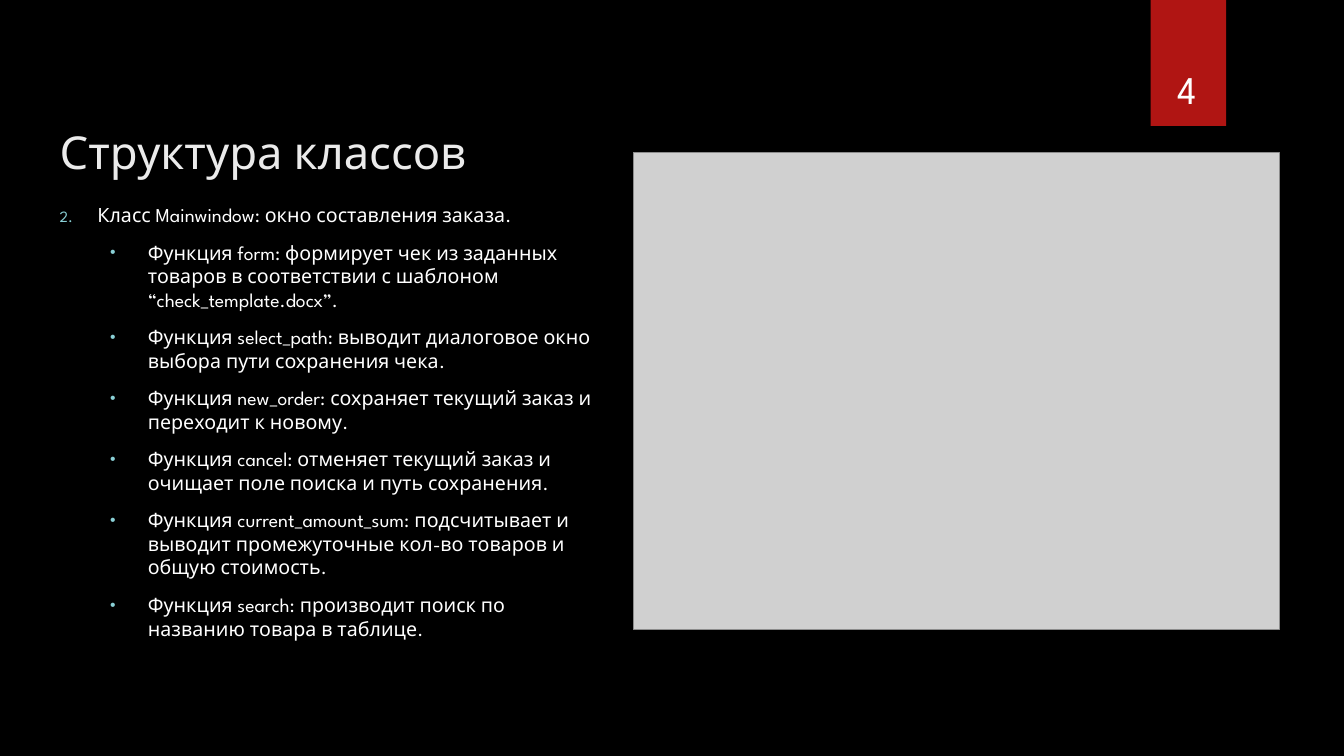
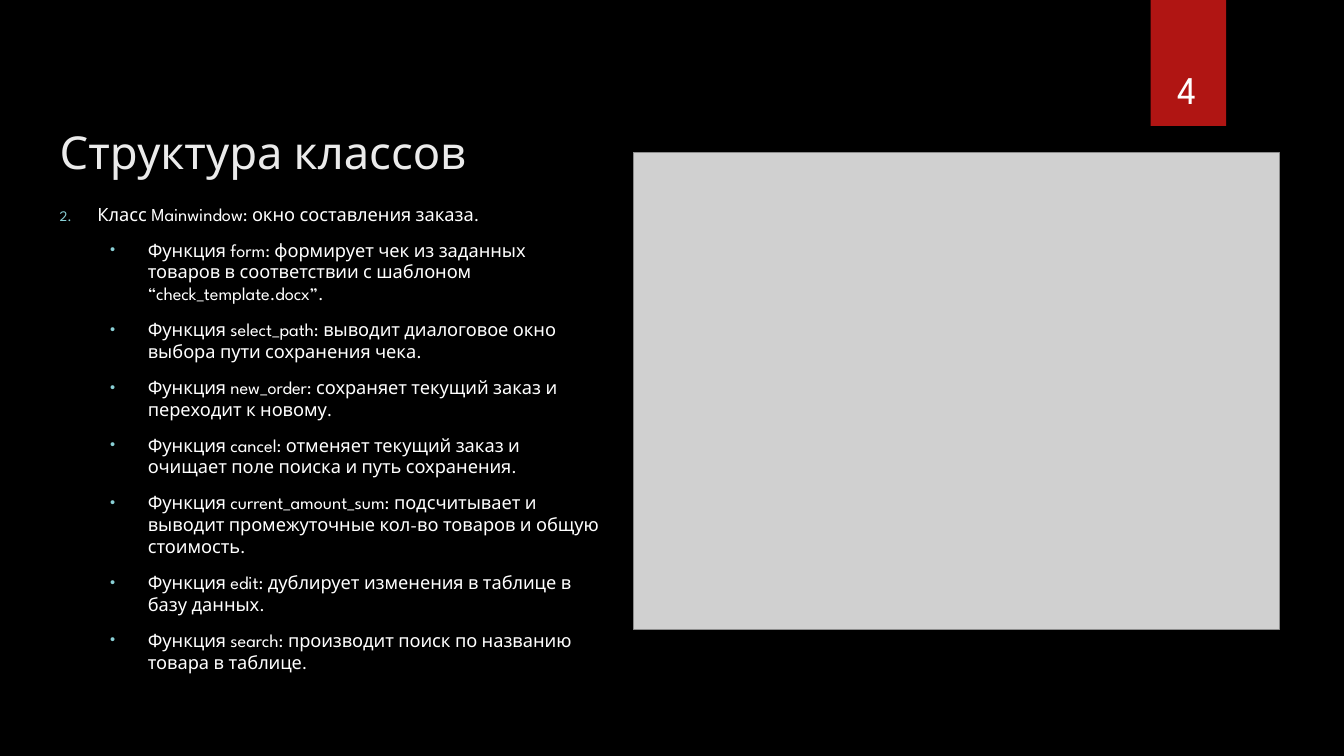
Before and after one commit to Gentlem4n72/Qt-project, a slide deck: slide 4 of Имитация кассового аппарата.pptx. Drawn at 1344x756 pixels with LibreOffice and Linux fonts; fonts in the diff are those of the drawing; grey boxes stand for pictures; background and template pictures are left out. Boxes give left, top, right and bottom in pixels: in the first picture for what was removed or moved away, otherwise in the second. Text is boxed around its words. In the diff, an @@ line names an element or a change of style, - is before the commit and + after.

```diff
--- a/Имитация кассового аппарата.pptx
+++ b/Имитация кассового аппарата.pptx
@@ text at bbox=[97, 208, 599, 674]: size 14 to 13 pt @@
@@ text at bbox=[148, 575, 571, 616]: paragraph added @@
+  • Функция edit: дублирует изменения в таблице в базу данных.
```
Also in this commit, not shown: 1 other file.
